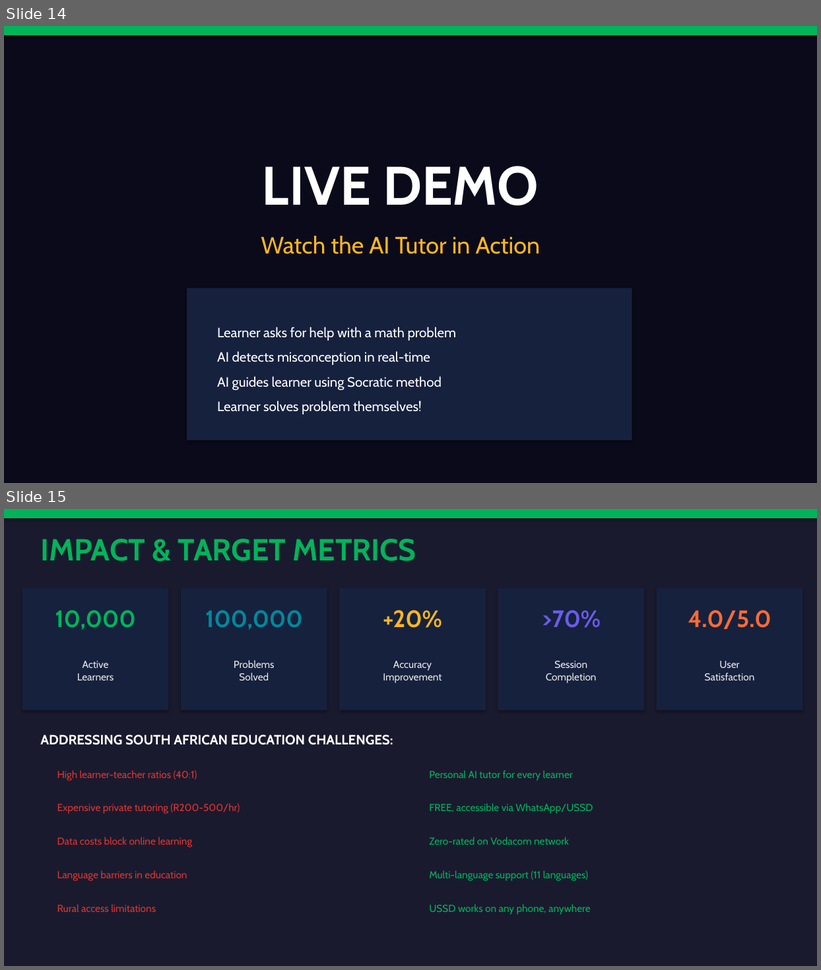
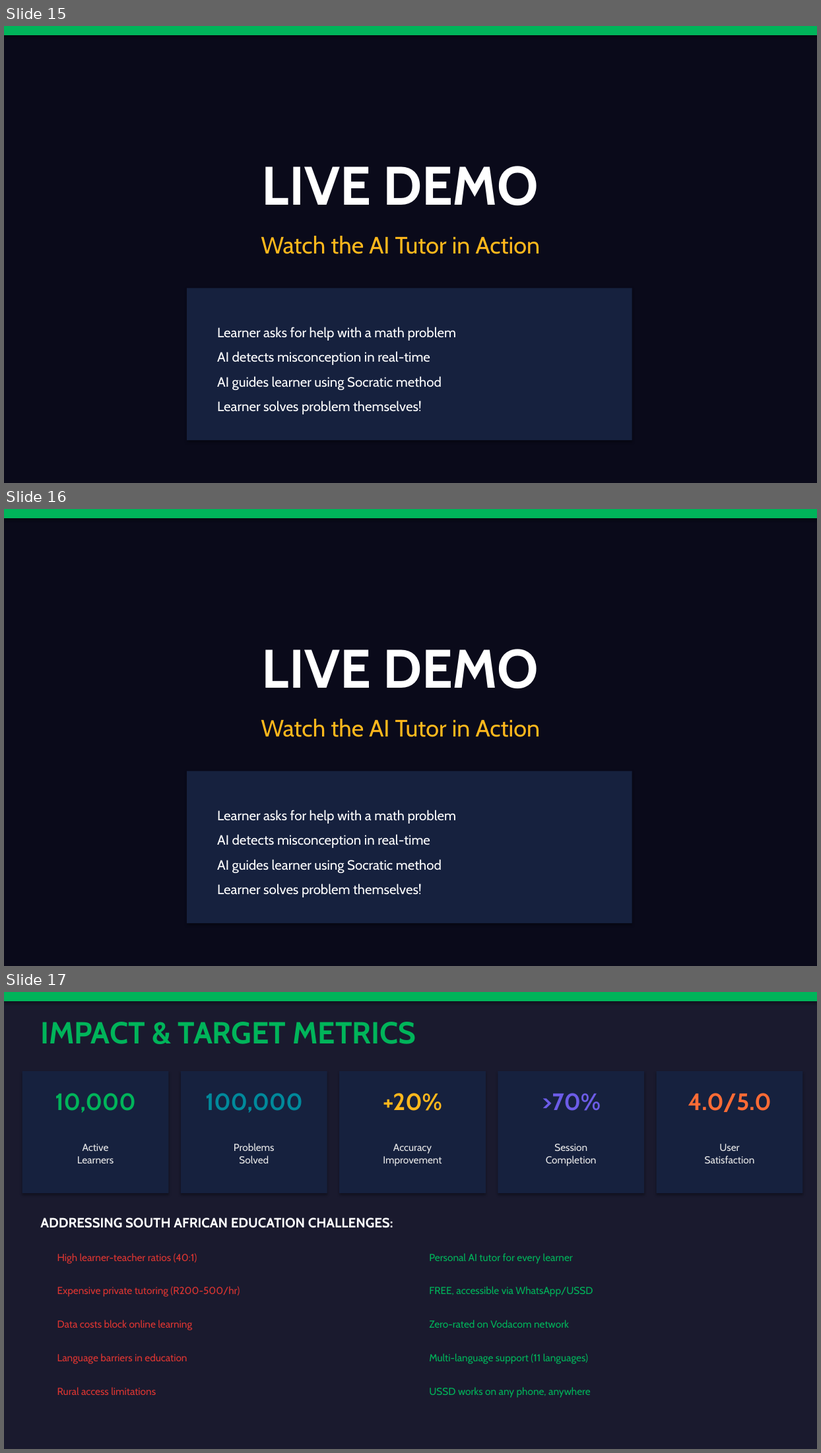
Before and after one commit to snerantie/forage-jpmc-swe-task-1, a slide deck: presentation/AI_Tutor_SA_Presentation.pptx. Shown one above the other, each under a label of ours: slides 14 and 15 before the commit, slides 15, 16 and 17 after it. The pictures are 821x970 and 821x1453 pixels, drawn with LibreOffice and Linux fonts; fonts in the diff are those of the drawing. Boxes give left, top, right and bottom in pixels: in the first picture for what was removed or moved away, otherwise in the second. Text is boxed around its words. In the diff, an @@ line names an element or a change of style, - is before the commit and + after.

```diff
--- a/presentation/AI_Tutor_SA_Presentation.pptx
+++ b/presentation/AI_Tutor_SA_Presentation.pptx
@@ slide 16 added at (x1=4, y1=509, x2=817, y2=966), background #0A0A1A @@
@@ rectangle added at (x1=4, y1=509, x2=817, y2=518), fill #00B45A @@
@@ text added at (x1=262, y1=649, x2=539, y2=689), 64 pt, text #FFFFFF, bold @@
+LIVE DEMO
@@ text added at (x1=261, y1=719, x2=541, y2=737), 28 pt, text #FFB81C @@
+Watch the AI Tutor in Action
@@ rectangle added at (x1=187, y1=771, x2=632, y2=923), fill #16213E @@
@@ text added at (x1=217, y1=810, x2=456, y2=898), 16 pt, text #FFFFFF @@
+Learner asks for help with a math problem
+AI detects misconception in real-time
+AI guides learner using Socratic method
+Learner solves problem themselves!
@@ what was slide 14 is now slide 15 @@
@@ what was slide 15 is now slide 17 @@
```
Also in this commit, not shown: 1 other slide added, 1 other file.
